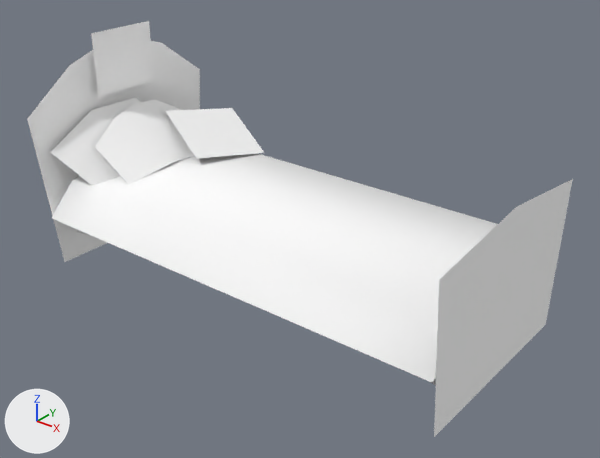
The glTF model public/3d/item/model__item__room.ofs_3690_0/3690kg_ko_bed.gltf: old version first, new version second.
Both versions are drawn from a camera (50 mm lens) standing at (1.97, -2.38, 1.79) and looking at (0.09, -0.03, 0.33). The axes (+X, +Y, +Z) are drawn at lower left. The lights are the same throughout. The older version comes first.

The older version as bpy lines, for what is in view:
```python
mat_ko_bed_0 = principled_material('ko_bed_0')
mat_ko_bed_0.base_color = (1.0, 1.0, 1.0)  # white #ffffff
mat_ko_bed_0.roughness = 1.0
mat_ko_bed_1 = principled_material('ko_bed_1')
mat_ko_bed_1.base_color = (1.0, 1.0, 1.0)  # white #ffffff
mat_ko_bed_1.roughness = 1.0
mat_ko_bed_2 = principled_material('ko_bed_2')
mat_ko_bed_2.base_color = (1.0, 1.0, 1.0)  # white #ffffff
mat_ko_bed_2.roughness = 1.0
mat_ko_bed_3 = principled_material('ko_bed_3')
mat_ko_bed_3.base_color = (1.0, 1.0, 1.0)  # white #ffffff
mat_ko_bed_3.roughness = 1.0
me_3690kg_ko_bed = bpy.data.meshes.new('3690kg_ko_bed')
me_3690kg_ko_bed.from_pydata(...)  # 70 vertices, 66 faces; spans x -0.98..0.98, y -0.5..0.5, z 0.0..1.0
# faces by material slot: [26, 4, 2, 34]
me_3690kg_ko_bed.materials.append(mat_ko_bed_0)  # white #ffffff
me_3690kg_ko_bed.materials.append(mat_ko_bed_1)  # white #ffffff
me_3690kg_ko_bed.materials.append(mat_ko_bed_2)  # white #ffffff
me_3690kg_ko_bed.materials.append(mat_ko_bed_3)  # white #ffffff
ob_3690kg_ko_bed = bpy.data.objects.new('3690kg_ko_bed', me_3690kg_ko_bed)
ob_3690kg_ko_bed.location = (0.0, 0.0, 0.0)
```
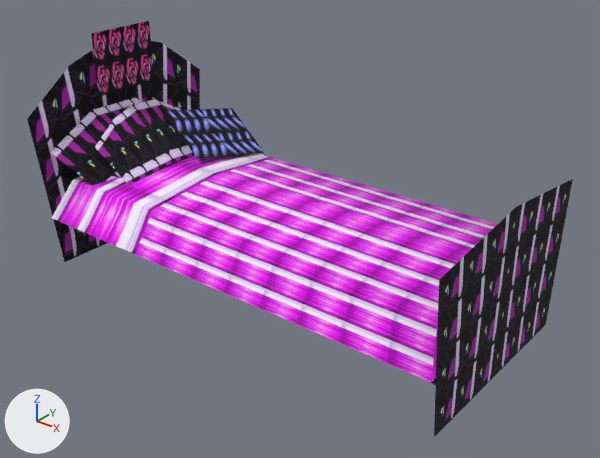
Where the change shows, as pixel boxes [x1, y1, x2, y2] in the pictures (600 x 458 px):
'3690kg_ko_bed', surface changed (darker)
    both: [27, 21, 573, 437]

The change in detail:
Picture 'ko_bed_3' (img_ko_bed_3) is new.
Picture 'ko_bed_2' (img_ko_bed_2) is new.
Picture 'ko_bed_1' (img_ko_bed_1) is new.
Picture 'ko_bed_0' (img_ko_bed_0) is new.
In material 'ko_bed_0' (mat_ko_bed_0), base_color is no longer (1.0, 1.0, 1.0), white #ffffff.
In material 'ko_bed_0' (mat_ko_bed_0), texture is now set to img_ko_bed_0.
In material 'ko_bed_1' (mat_ko_bed_1), base_color is no longer (1.0, 1.0, 1.0), white #ffffff.
In material 'ko_bed_1' (mat_ko_bed_1), texture is now set to img_ko_bed_1.
In material 'ko_bed_2' (mat_ko_bed_2), base_color is no longer (1.0, 1.0, 1.0), white #ffffff.
In material 'ko_bed_2' (mat_ko_bed_2), texture is now set to img_ko_bed_2.
In material 'ko_bed_3' (mat_ko_bed_3), base_color is no longer (1.0, 1.0, 1.0), white #ffffff.
In material 'ko_bed_3' (mat_ko_bed_3), texture is now set to img_ko_bed_3.
